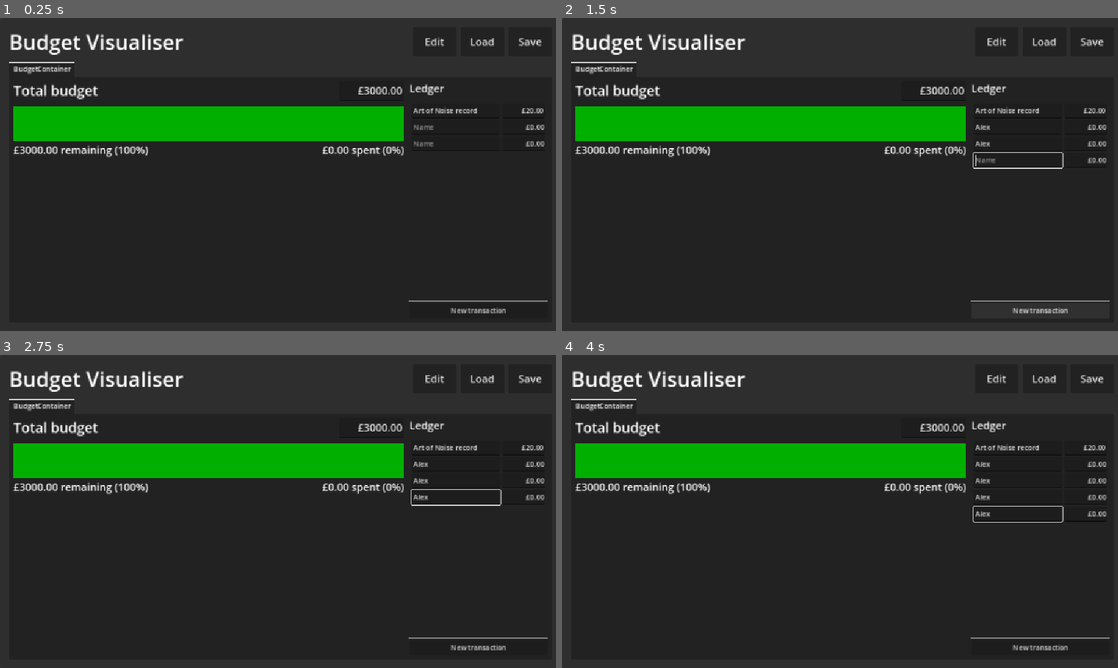
Above: before the commit, frames 1-4 (two rows, left to right).
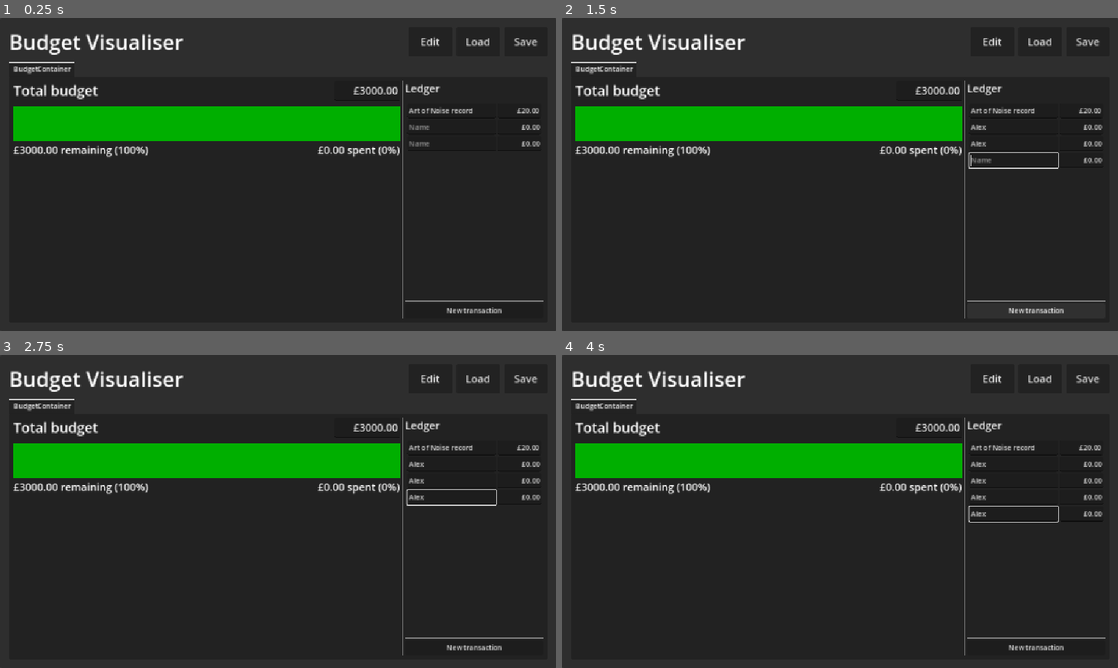
Above: after the commit, the same moments.

Repository: phrasmotica/budget-visualiser
Game: Godot game, scene res://app.tscn
Same seed, same stepped clock (60 frames per second), same inputs: the game is played once before the commit and once after it.
Inputs (mouse positions are in pixels of both pictures, inside the frame that each line leads up to):
- Up to frame 1 (0.25 s): no input
- Up to frame 2 (1.5 s): click (1017, 127) at 0.52 s; type "Alex" at 0.6 s; click (1017, 143) at 0.75 s; type "Alex" at 0.83 s; click "New transaction" at 1.25 s
- Up to frame 3 (2.75 s): click (455, 495) at 2.02 s; type "Alex" at 2.1 s
- Up to frame 4 (4 s): click "New transaction" at 2.75 s; click (1017, 514) at 3.52 s; type "Alex" at 3.6 s

The runs differ from the first frame. In frame 1, 1.5% of the frame differs, in the area x 57-99%, y 6-96%; in frame 2, 1.6%; in frame 3, 1.6%; in frame 4, 1.7%.

Commit message:
Fix dimensions of UI scene

Diff:
--- a/scenes/budget_panel.tscn
+++ b/scenes/budget_panel.tscn
@@ -5,7 +5,7 @@
 [ext_resource type="PackedScene" uid="uid://bh3r0bxn8f0k2" path="res://scenes/budget_bar.tscn" id="3_2wvd3"]
 
 [node name="BudgetPanel" type="MarginContainer"]
-custom_minimum_size = Vector2(900, 600)
+custom_minimum_size = Vector2(800, 500)
 size_flags_horizontal = 3
 script = ExtResource("1_ppict")
 
--- a/scenes/ui.tscn
+++ b/scenes/ui.tscn
@@ -7,8 +7,8 @@
 
 [node name="UI" type="PanelContainer"]
 custom_minimum_size = Vector2(1280, 720)
-offset_right = 40.0
-offset_bottom = 40.0
+offset_right = 1280.0
+offset_bottom = 720.0
 script = ExtResource("1_5131p")
 
 [node name="MarginContainer" type="MarginContainer" parent="."]
@@ -73,7 +73,6 @@
 
 [node name="BudgetPanel" parent="MarginContainer/VBoxContainer/TabContainer/BudgetContainer/HBoxContainer" instance=ExtResource("1_iffwd")]
 unique_name_in_owner = true
-custom_minimum_size = Vector2(900, 0)
 layout_mode = 2
 spent = 20.0
 
